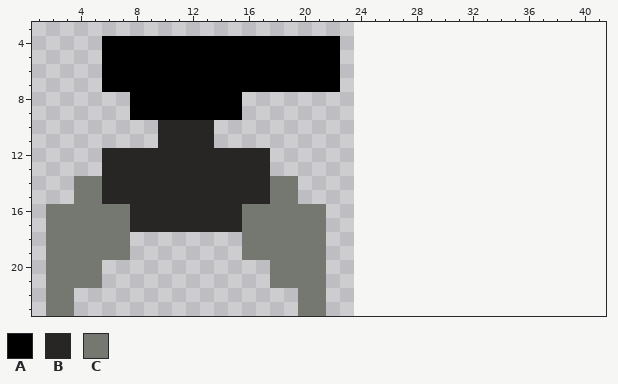
One commit to this pixel-art sprite: assets/images/enemy_tower.png. The first picture shows the starting point.
The file is 24x24 pixels. Shown: x 1..41, y 3..23. The old version is drawn lined up with the new one, on the new canvas.
Palette (. is transparent): A #000000  B #272625  C #757771
After the commit:
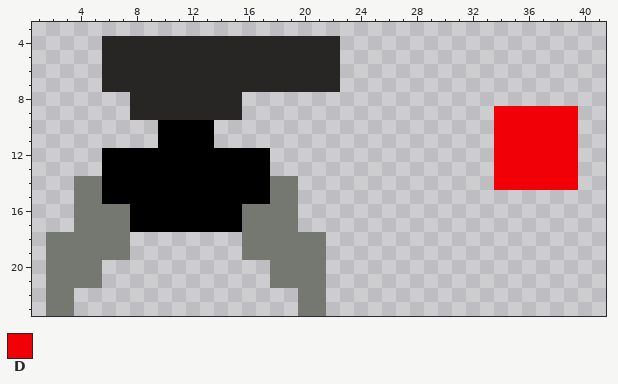
Colours new in this view: D #f10007
Changes in this commit:
canvas 24x24 -> 49x24
@@ palette @@
-A #000000
+A #272625
-B #272625
+B #000000
@@ x 1..41 @@
  8 .......AAAAAAAA..........................
- 9 .......AAAAAAAA..........................
-10 .........BBBB............................
-11 .........BBBB............................
-12 .....BBBBBBBBBBBB........................
-13 .....BBBBBBBBBBBB........................
-14 ...CCBBBBBBBBBBBBCC......................
+ 9 .......AAAAAAAA..................DDDDDD..
+10 .........BBBB....................DDDDDD..
+11 .........BBBB....................DDDDDD..
+12 .....BBBBBBBBBBBB................DDDDDD..
+13 .....BBBBBBBBBBBB................DDDDDD..
+14 ...CCBBBBBBBBBBBBCC..............DDDDDD..
 15 ...CCBBBBBBBBBBBBCC......................
-16 .CCCCCCBBBBBBBBCCCCCC....................
-17 .CCCCCCBBBBBBBBCCCCCC....................
+16 ...CCCCBBBBBBBBCCCC......................
+17 ...CCCCBBBBBBBBCCCC......................
 18 .CCCCCC........CCCCCC....................
Where, in picture pixels (left, top, right, bottom), the same in both pictures:
changed: (46, 36, 340, 232)
added: (494, 106, 578, 190)
